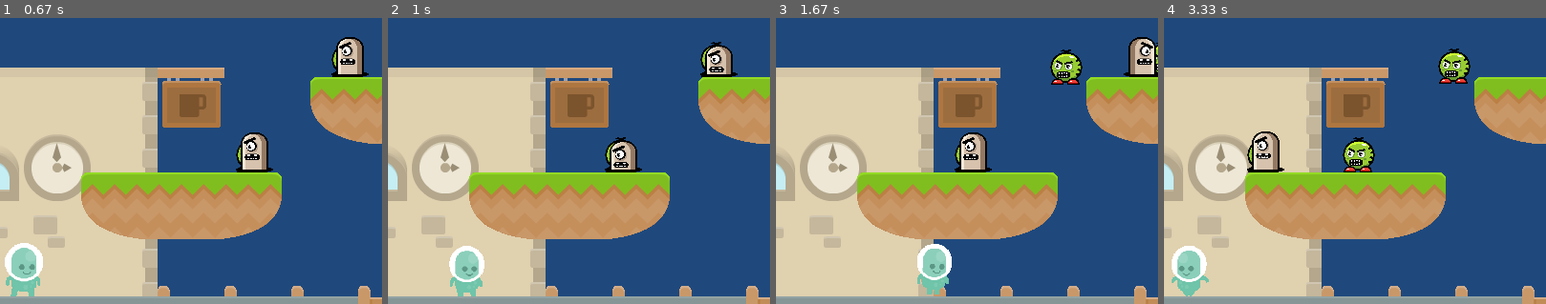
Above: before the commit, frames 1-4 (left to right).
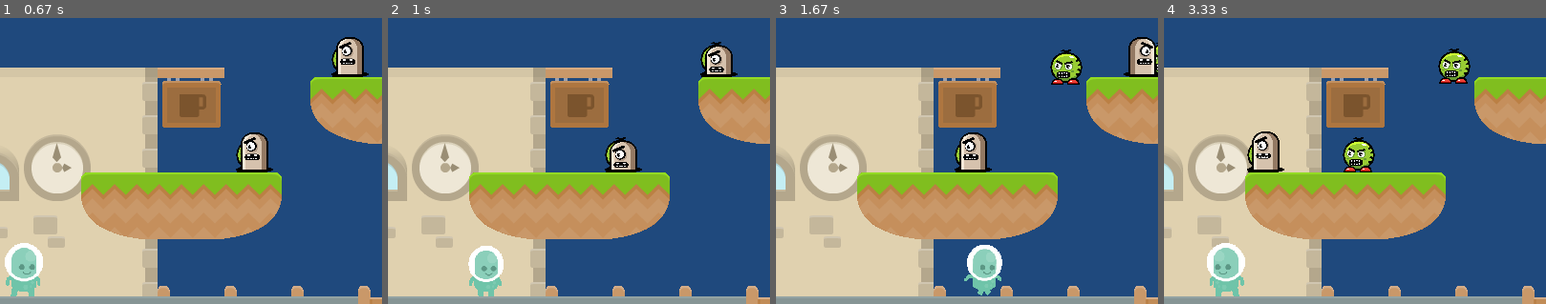
Above: after the commit, the same moments.

Repository: ToBaer94/pygame_platformer
Game: pygame game, started from main.py
Same seed, same stepped clock (60 frames per second), same inputs: the game is played once before the commit and once after it. The source is Python 2; it was converted automatically to run under Python 3.
Inputs:
- Up to frame 1 (0.67 s): tap Space at 0.33 s
- Up to frame 2 (1 s): hold Right from 0.67 s (still down)
- Up to frame 3 (1.67 s): release Right at 1.13 s; hold Up 1.17-1.47 s; hold Right from 1.5 s (still down)
- Up to frame 4 (3.33 s): release Right at 1.97 s; hold Left 2-2.53 s; hold Left 2.57-2.97 s
The pictures show only the part of the screen within x 14-64%, y 45-95%; the shares and areas given below are measured in that part.

Frame 1 is identical in both runs. In frame 2, 1.9% of the frame differs, in the area x 16-31%, y 79-98%; in frame 3, 2.5%; in frame 4, 2.7%, in the area x 2-22%, y 78-98%.

Commit message:
Alternative movement implementation
Uses a more static way to implement player movement, but works properly
with the timestep.

Diff:
--- a/main.py
+++ b/main.py
@@ -84,7 +84,6 @@
         elif not key_pressed[pygame.K_RIGHT] and self.player.acc.x > 0:
             self.player.stop()
 
-
     def update_everything(self, frame_time):
         total_delta_time = float(frame_time) / float(self.desired_frame_time) # Total amount of steps
 
@@ -113,7 +112,7 @@
 
         if self.player.pos.x <= 120:
             diff = 120 - self.player.pos.x
-            if self.player.level.world_shift >= -5:
+            if self.player.level.world_shift >= -7:
                 pass
             else:
                 self.player.pos.x = 120
--- a/player_1.py
+++ b/player_1.py
@@ -36,6 +36,7 @@
         self.rect.y = 580 - self.rect.height
 
         self.pos = vector(120, 580 - self.rect.height)
+
         self.vel = vector(0, 0)
         self.acc = vector(0, 0)
 
@@ -137,13 +138,23 @@
 
         self.calc_grav(dt)
 
-        self.acc.x -= self.vel.x * 0.12 * dt
-        self.vel.x += float(self.acc.x) * dt
-        self.pos.x += self.vel.x * dt + 0.5 * self.acc.x * dt * dt
+        self.vel.x += self.acc.x * dt
+        if self.vel.x > 5:
+            self.vel.x = 5
+        if self.vel.x < -5:
+            self.vel.x = -5
+        if self.acc.x == 0 and 5 >= self.vel.x > 0:
+            self.vel.x -= 0.25 * dt
+        if self.acc.x == 0 and -5 <= self.vel.x < 0:
+            self.vel.x += 0.25 * dt
+        if -0.5 < self.vel.x < 0.5 and self.acc.x == 0:
+            self.vel.x = 0
+
+        self.pos.x += self.vel.x * dt
         self.rect.x = self.pos.x
 
         # If the player is moving, play the correct movement animation
-        if 0.2 < self.vel.x or self.vel.x < -0.2:
+        if self.vel.x != 0:
             pos = self.rect.x + self.level.world_shift
             if self.direction == "Right":
                 frame = (pos // 20) % len(self.walking_frames_r)
@@ -185,8 +196,8 @@
             self.pos.x = 1
             self.vel.x = 0
 
-        self.vel.y += float(self.acc.y) * dt
-        self.pos.y += self.vel.y * dt + 0.5 * self.acc.y * dt * dt
+        self.vel.y += self.acc.y * dt
+        self.pos.y += self.vel.y * dt
         self.rect.y = self.pos.y
 
         self.enemy_collide()
@@ -244,7 +255,7 @@
             self.vel.y = 1
 
         else:
-            self.acc.y = 0.35 * dt
+            self.acc.y = 0.35
 
 
     def jump(self):
